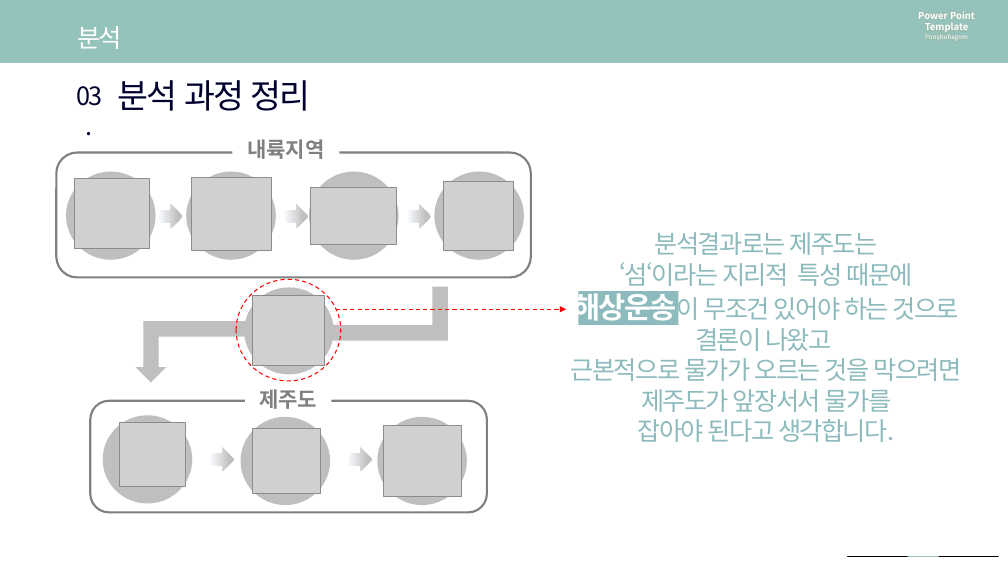
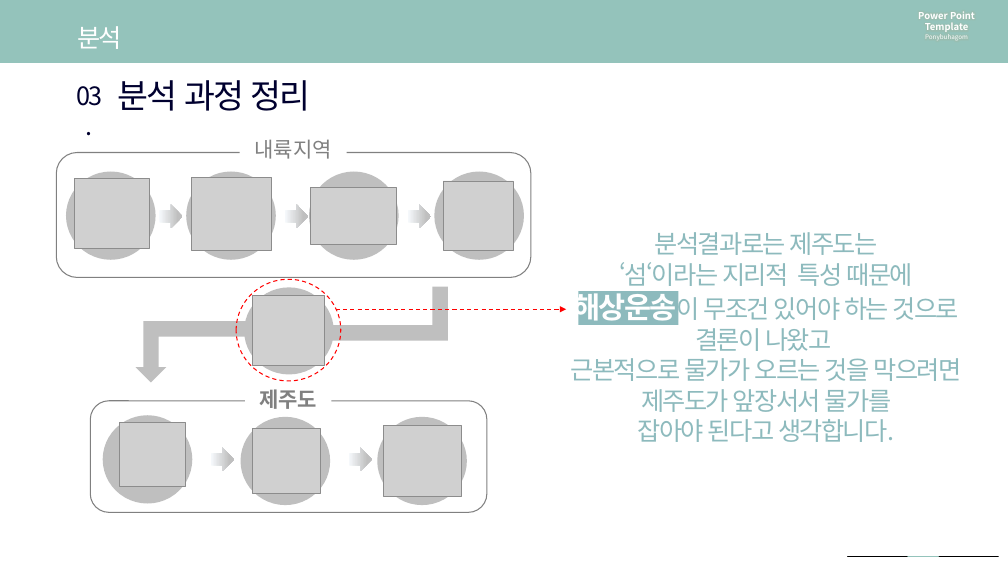
Before and after one commit to so-jeong0127/6-project, a slide deck: slide 1 of 6조_첨가중[신혁].pptx. Drawn at 1008x567 pixels with LibreOffice and Linux fonts; fonts in the diff are those of the drawing; grey boxes stand for pictures. Boxes give left, top, right and bottom in pixels: in the first picture for what was removed or moved away, otherwise in the second. Text is boxed around its words. In the diff, an @@ line names an element or a change of style, - is before the commit and + after.

```diff
--- a/6조_첨가중[신혁].pptx
+++ b/6조_첨가중[신혁].pptx
@@ text "내륙지역": place and size @@
-text "내륙지역" at (247,139,324,159)
+text "내륙지역" at (255,139,332,159)
@@ text "내륙지역" at (255,139,332,159): bold off @@
@@ rounded rectangle at (57,153,532,278): outline #808080 2 pt to #808080 1 pt @@
@@ rounded rectangle at (90,401,487,513): outline #808080 2 pt to #808080 1 pt @@
```
Also in this commit, not shown: 2 other slides changed.
